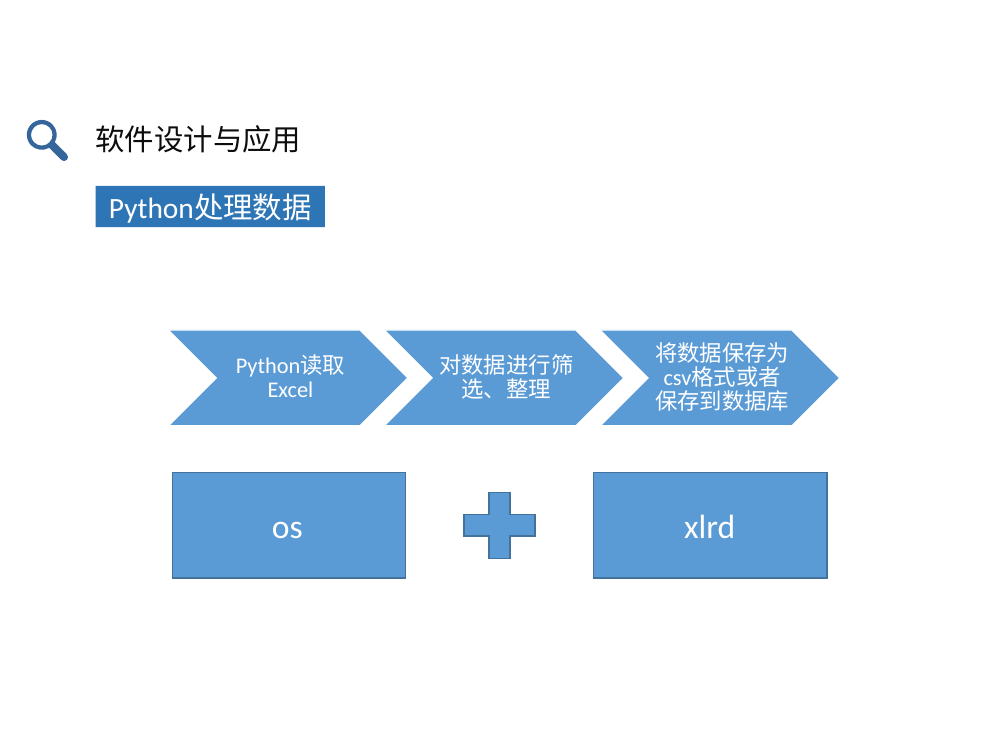
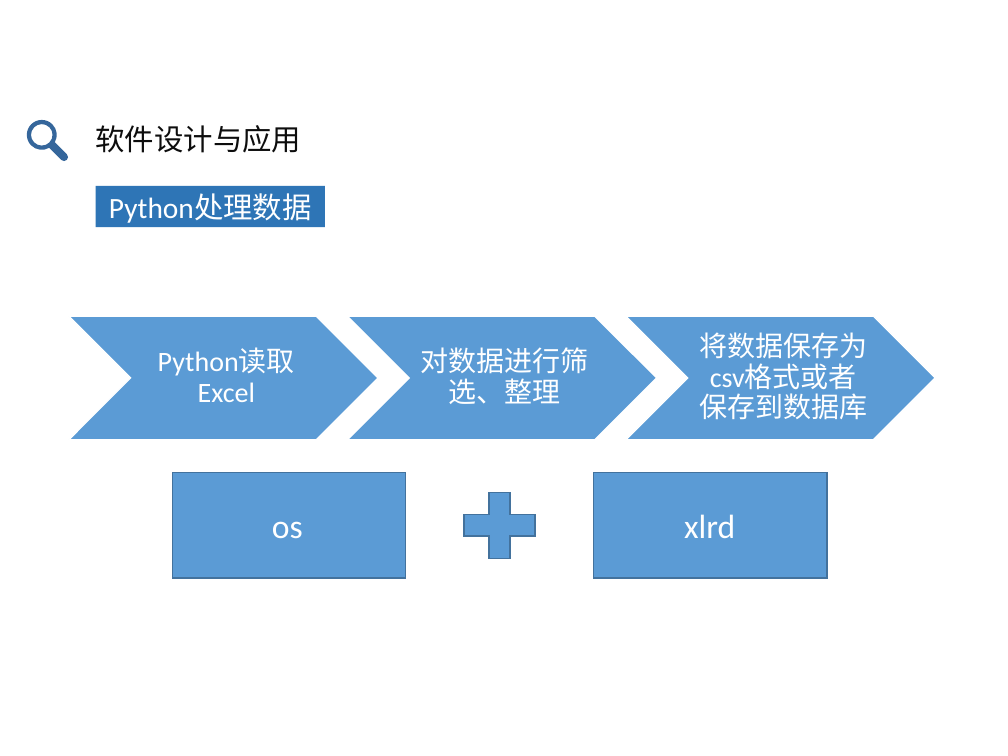
Before and after one commit to zhongdeming428/graduation-design, a slide deck: slide 42 of 阶段性报告/毕设答辩.pptx. Drawn at 1008x756 pixels with LibreOffice and Linux fonts; fonts in the diff are those of the drawing. Boxes give left, top, right and bottom in pixels: in the first picture for what was removed or moved away, otherwise in the second. Text is boxed around its words. In the diff, an @@ line names an element or a change of style, - is before the commit and + after.

```diff
--- a/阶段性报告/毕设答辩.pptx
+++ b/阶段性报告/毕设答辩.pptx
@@ chevron: place and size @@
-chevron at [168,330,408,425]
+chevron at [69,317,378,440]
@@ size 16 to 20 pt; more space between paragraphs in 3 elements at [421,347,589,404], [699,332,867,364], [131,317,317,440] @@
@@ text "Python读取Excel": place and size @@
-text "Python读取Excel" at [216,330,360,425]
+text "Python读取Excel" at [131,317,317,440]
@@ chevron: place and size @@
-chevron at [384,330,624,425]
+chevron at [347,317,656,440]
@@ text "对数据进行筛选、整理": place and size @@
-text "对数据进行筛选、整理" at [439,354,573,399]
+text "对数据进行筛选、整理" at [421,347,589,404]
@@ chevron: place and size @@
-chevron at [600,330,840,425]
+chevron at [626,317,935,440]
@@ text "将数据保存为csv格式或者保存到数据库": place and size @@
-text "将数据保存为csv格式或者保存到数据库" at [655,342,789,363]
+text "将数据保存为csv格式或者保存到数据库" at [699,332,867,364]
```
Also in this commit, not shown: 17 other slides changed, 3 slides added, 4 slides removed.
